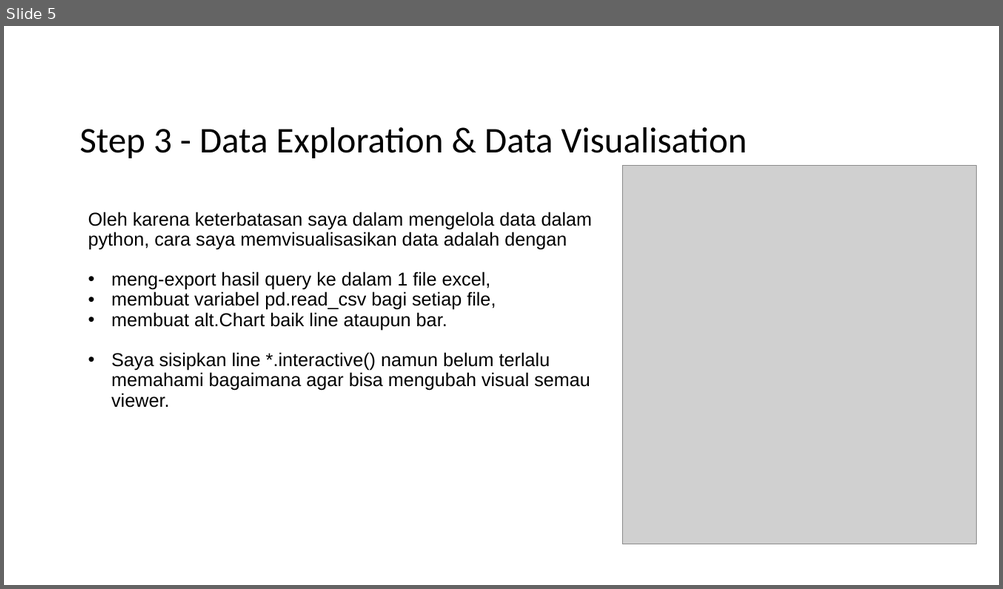
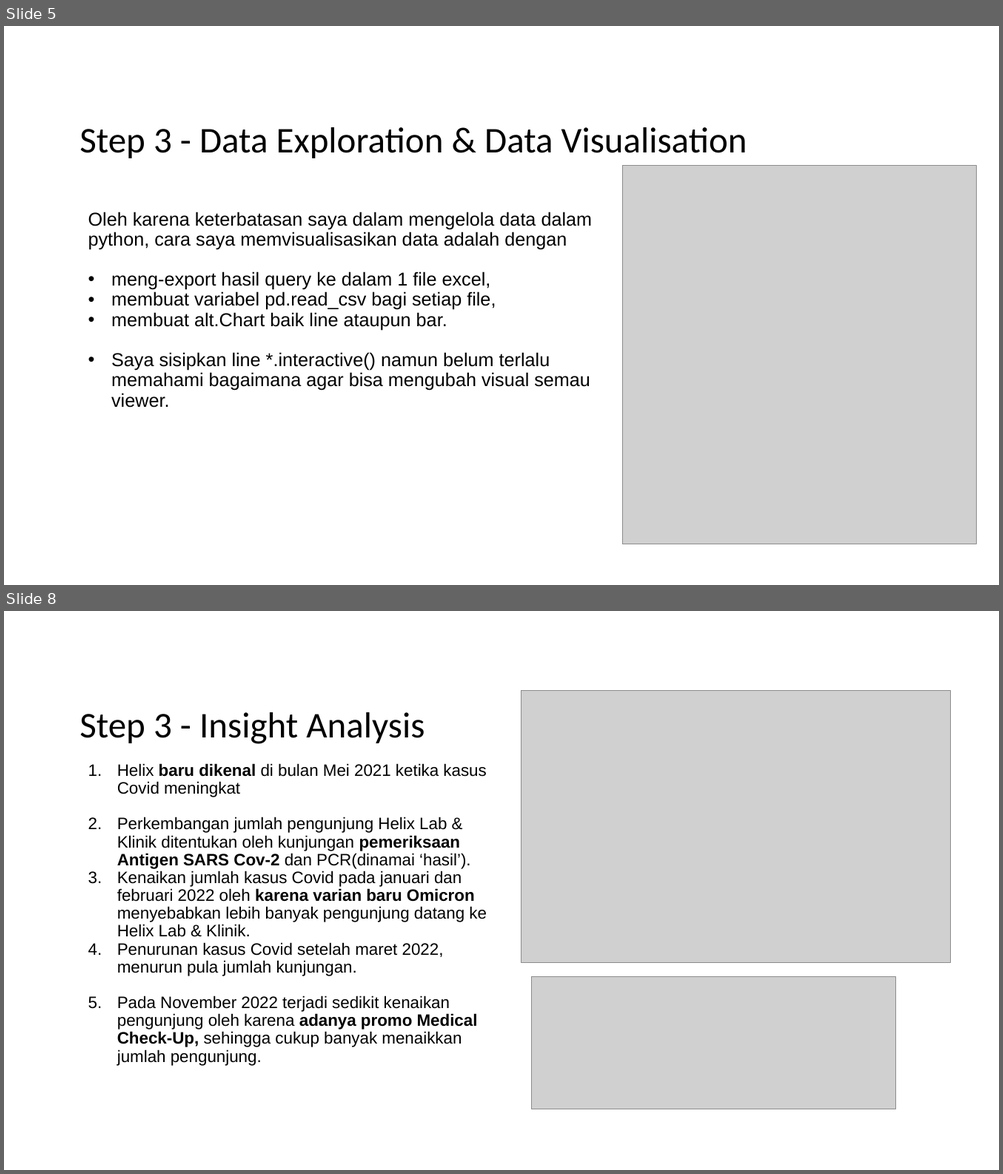
Before and after one commit to ridhomayo/TETRIS-DQLab-B3_Capstone_Project_142_RIDHO_MAYO, a slide deck: 142-Ridho-Mayo Tahapan Analisis Data Capstone Project .pptx. Shown one above the other, each under a label of ours: slide 5 before the commit, slides 5 and 8 after it; the slides between them are not shown. The pictures are 1003x589 and 1003x1174 pixels, drawn with LibreOffice and Linux fonts; fonts in the diff are those of the drawing; grey boxes stand for pictures; background and template pictures are left out. Boxes give left, top, right and bottom in pixels: in the first picture for what was removed or moved away, otherwise in the second. Text is boxed around its words. In the diff, an @@ line names an element or a change of style, - is before the commit and + after.

```diff
--- a/142-Ridho-Mayo Tahapan Analisis Data Capstone Project .pptx
+++ b/142-Ridho-Mayo Tahapan Analisis Data Capstone Project .pptx
@@ slide 8 added at <box>4,611,999,1170</box>, background picture (left out) @@
@@ picture added at <box>521,691,950,963</box> @@
@@ title added at <box>79,712,424,744</box>, 35 pt, text #000000 @@
+Step 3 - Insight Analysis
@@ text added at <box>117,763,486,1066</box>, 16 pt, text #000000 @@
+1. Helix baru dikenal di bulan Mei 2021 ketika kasus Covid meningkat
+2. Perkembangan jumlah pengunjung Helix Lab & Klinik ditentukan oleh kunjungan pemeriksaan Antigen SARS Cov-2 dan PCR(dinamai ‘hasil’).
+3. Kenaikan jumlah kasus Covid pada januari dan februari 2022 oleh karena varian baru Omicron menyebabkan lebih banyak pengunjung datang ke Helix Lab & Klinik.
+4. Penurunan kasus Covid setelah maret 2022, menurun pula jumlah kunjungan.
+5. Pada November 2022 terjadi sedikit kenaikan pengunjung oleh karena adanya promo Medical Check-Up, sehingga cukup banyak menaikkan jumlah pengunjung.
@@ picture added at <box>532,977,896,1111</box> @@
```
Also in this commit, not shown: 2 other slides added, 1 slide removed.
